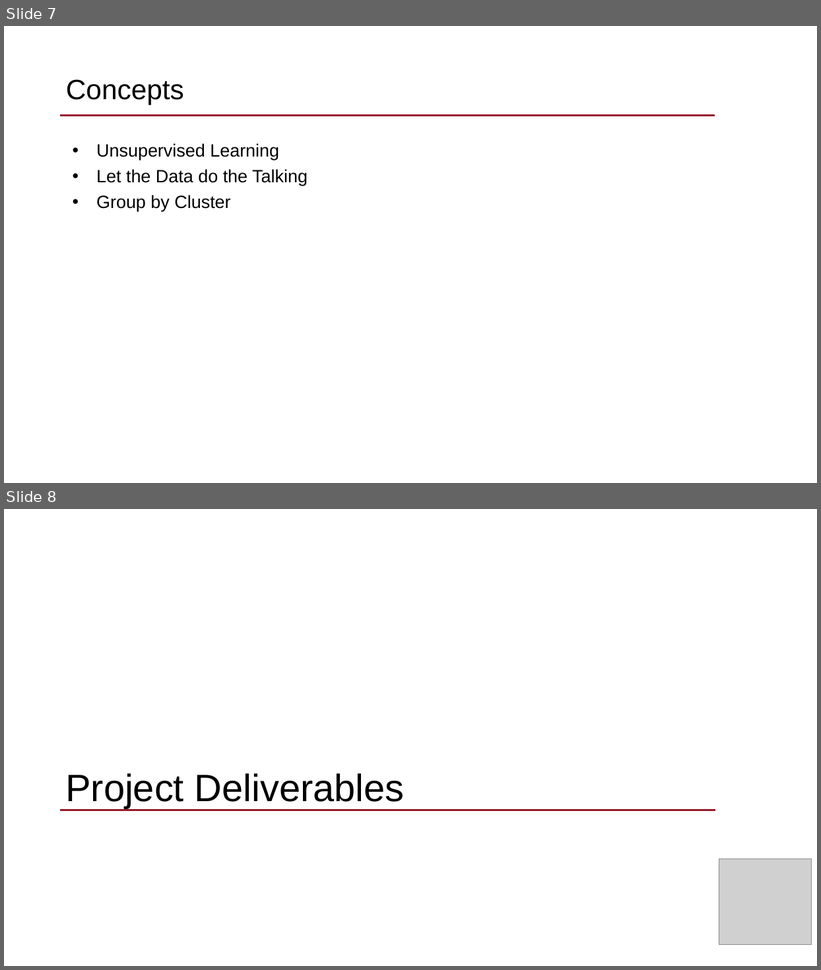
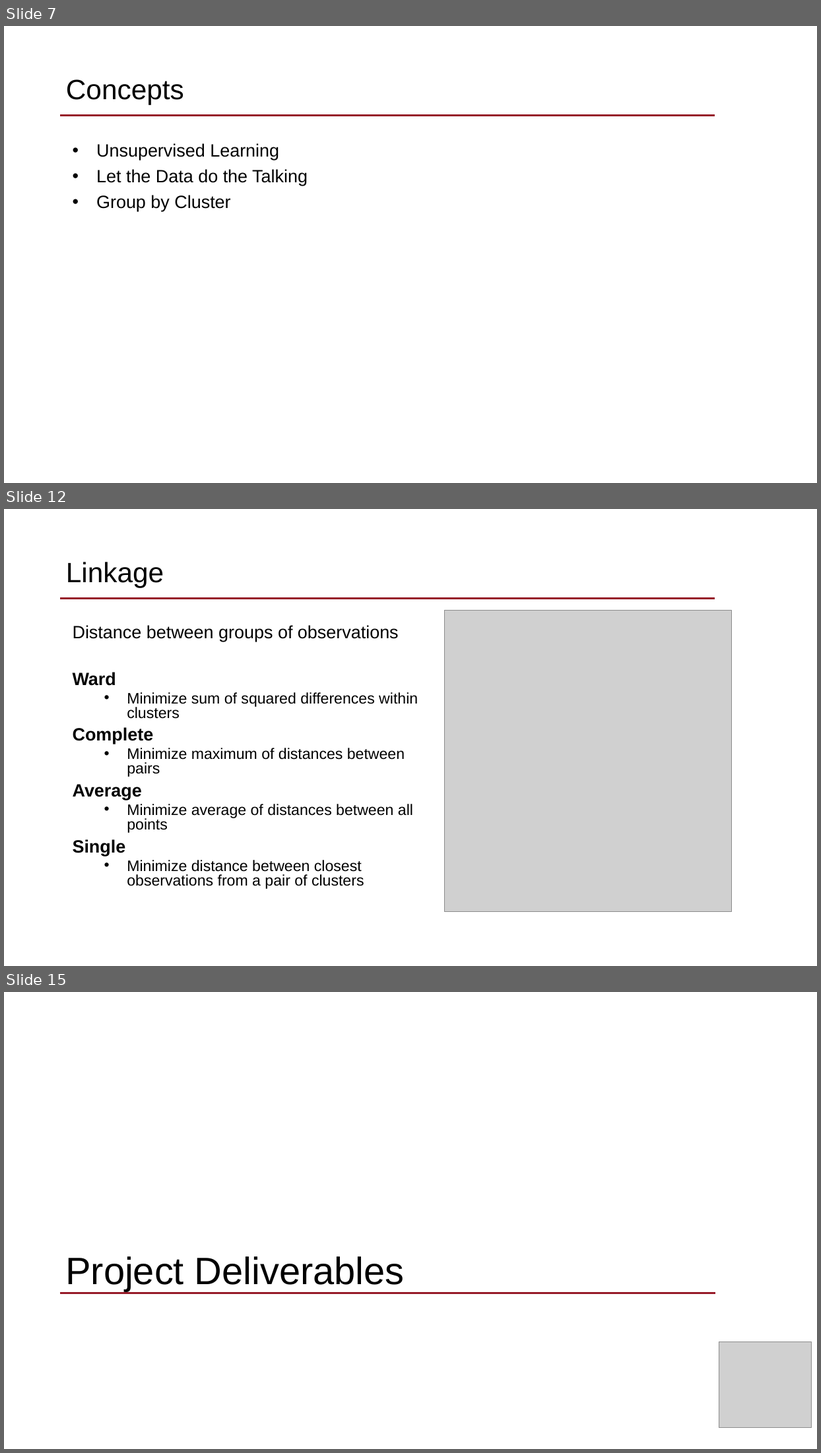
Before and after one commit to dantrep/MISM6202, a slide deck: 1_class_prep/week_7/MISM6202_FacultyConnect_20210622.pptx. Shown one above the other, each under a label of ours: slides 7 and 8 before the commit, slides 7, 12 and 15 after it; the slides between them are not shown. The pictures are 821x970 and 821x1453 pixels, drawn with LibreOffice and Linux fonts; fonts in the diff are those of the drawing; grey boxes stand for pictures; background and template pictures are left out. Boxes give left, top, right and bottom in pixels: in the first picture for what was removed or moved away, otherwise in the second. Text is boxed around its words. In the diff, an @@ line names an element or a change of style, - is before the commit and + after.

```diff
--- a/1_class_prep/week_7/MISM6202_FacultyConnect_20210622.pptx
+++ b/1_class_prep/week_7/MISM6202_FacultyConnect_20210622.pptx
@@ slide 12 added at (x1=4, y1=509, x2=817, y2=966), background picture (left out); not listed: 1 template element that a slide beside it also shows @@
@@ title added at (x1=66, y1=562, x2=164, y2=588), 33 pt, text #000000 @@
+Linkage
@@ text added at (x1=73, y1=625, x2=418, y2=889), 18 pt, text #000000 @@
+Distance between groups of observations
+Ward
+  • Minimize sum of squared differences within clusters
+Complete
+  • Minimize maximum of distances between pairs
+Average
+  • Minimize average of distances between all points
+Single
+  • Minimize distance between closest observations from a pair of clusters
@@ picture added at (x1=444, y1=610, x2=732, y2=912) @@
@@ what was slide 8 is now slide 15 @@
```
Also in this commit, not shown: 1 slide changed, 6 other slides added, 1 other file.
